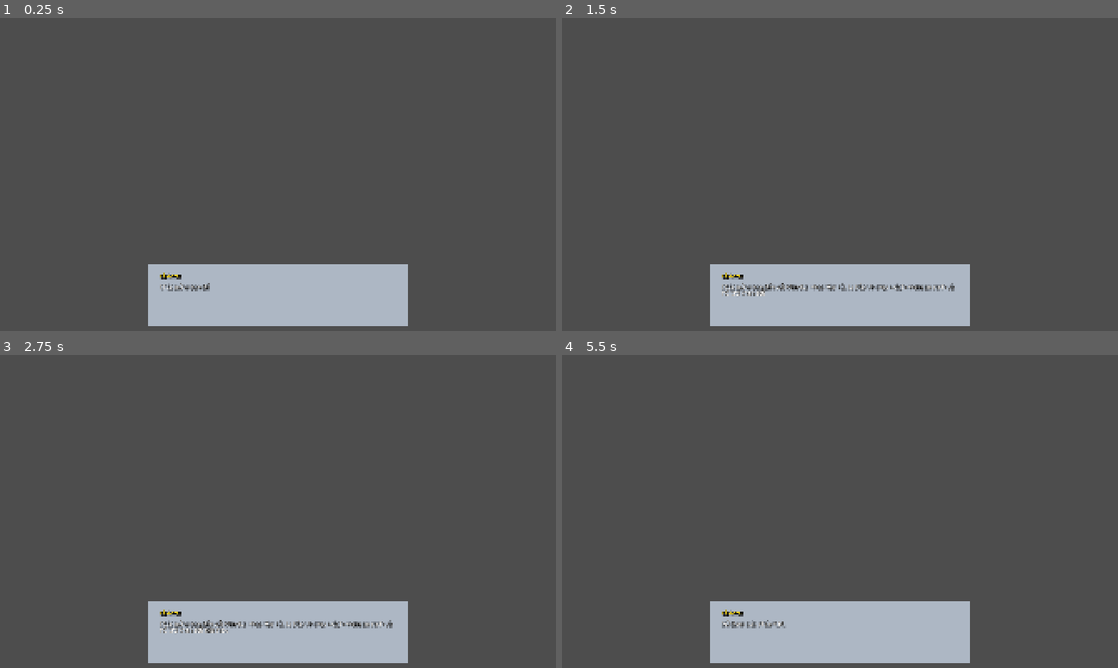
Above: before the commit, frames 1-4 (two rows, left to right).
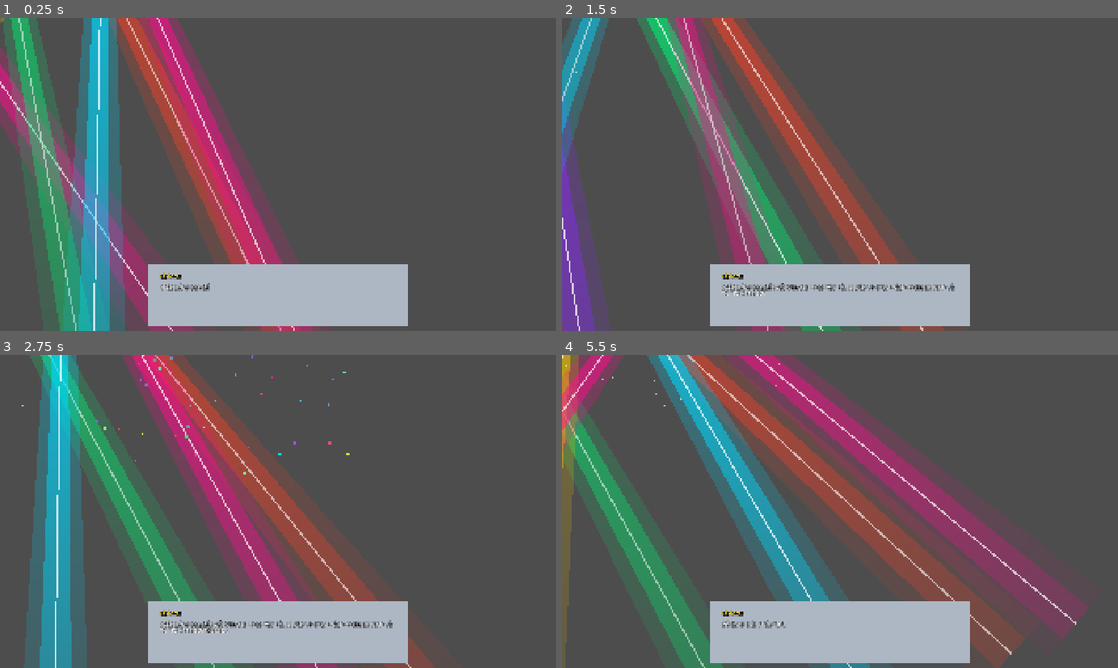
Above: after the commit, the same moments.

Repository: dctrngg/concert
Game: Godot game, scene res://Scene/stage.tscn
The game is run twice, just before and just after one commit, with the same random seed, the same clock (stepped at 60 frames per second) and the same inputs. This scene is started directly instead of the project's main scene. Sound files missing from this copy of the repository are replaced by a short silence.
Inputs (mouse positions are in pixels of both pictures, inside the frame that each line leads up to):
- Up to frame 1 (0.25 s): no input
- Up to frame 2 (1.5 s): tap Enter at 0.5 s; move the mouse to (962, 158) at 0.52 s; hold D (move_right) 0.53-1.28 s; hold Shift (run) 0.53-1.28 s; click (962, 158) at 0.67 s; move the mouse to (728, 190) at 1.27 s; hold S (move_down) from 1.28 s (still down); tap E at 1.35 s
- Up to frame 3 (2.75 s): move the mouse to (333, 442) at 2.02 s; release S (move_down) at 2.03 s; hold D (move_right) from 2.03 s (still down); hold Shift (run) from 2.03 s (still down)
- Up to frame 4 (5.5 s): move the mouse to (812, 574) at 2.77 s; release D (move_right) at 2.78 s; release Shift (run) at 2.78 s; hold W (move_up) 2.78-3.53 s; tap E at 2.85, 4.35 s; click (812, 574) at 2.92 s; move the mouse to (1006, 558) at 3.52 s; hold Shift (run) 3.53-4.28 s; hold A (move_left) 3.53-5.03 s; move the mouse to (673, 464) at 4.27 s; move the mouse to (867, 511) at 5.02 s; hold S (move_down) from 5.03 s (still down); hold Shift (run) from 5.03 s (still down); click (867, 511) at 5.17 s

The runs differ from the first frame. In frame 1, 26% of the frame differs, in the area x 0-58%, y 0-100%; in frame 2, 21%; in frame 3, 27%; in frame 4, 36%, in the area x 0-95%, y 0-100%.
Error before the commit: Parse Error: Identifier "_confetti_cannons" not declared in the current scope. (res://Scripts/stage.gd:151)

Commit message:
fix: declare _confetti_cannons array variable at class level in stage.gd

Diff:
--- a/Scripts/stage.gd
+++ b/Scripts/stage.gd
@@ -48,8 +48,7 @@
 var _artist_state_timer: Array[float] = []
 var _artist_action_state: Array[int] = []
 
-var _confetti_left: CPUParticles2D = null
-var _confetti_right: CPUParticles2D = null
+var _confetti_cannons: Array[CPUParticles2D] = []
 var _dust_motes: CPUParticles2D = null
 var _stage_fog: Node2D = null
 
